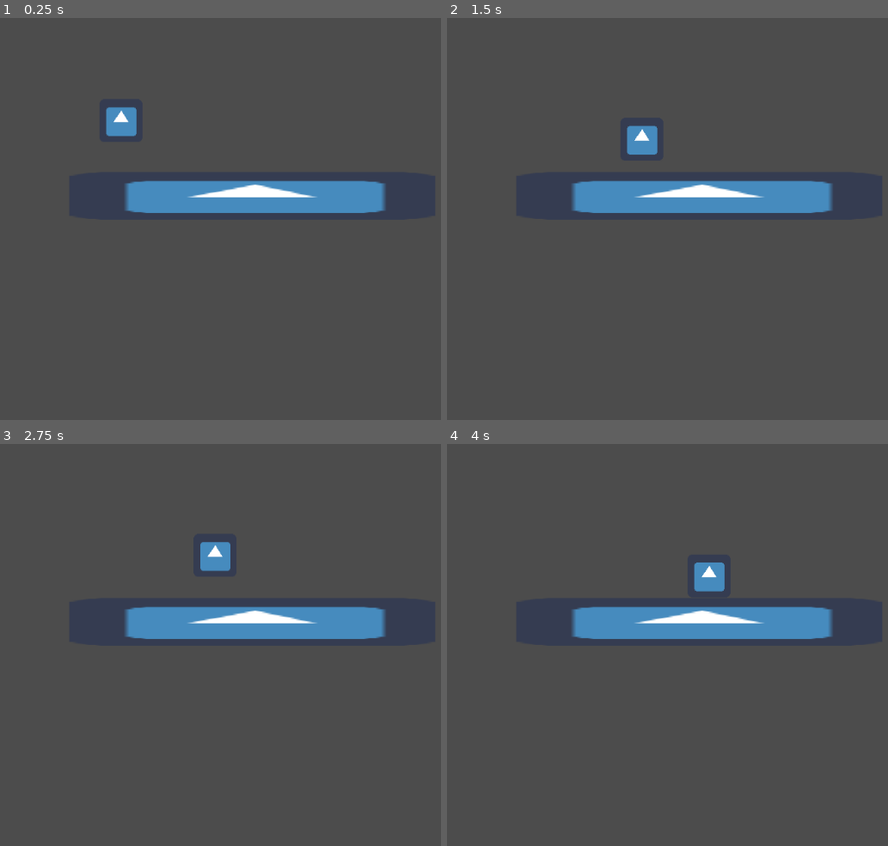
Above: before the commit, frames 1-4 (two rows, left to right).
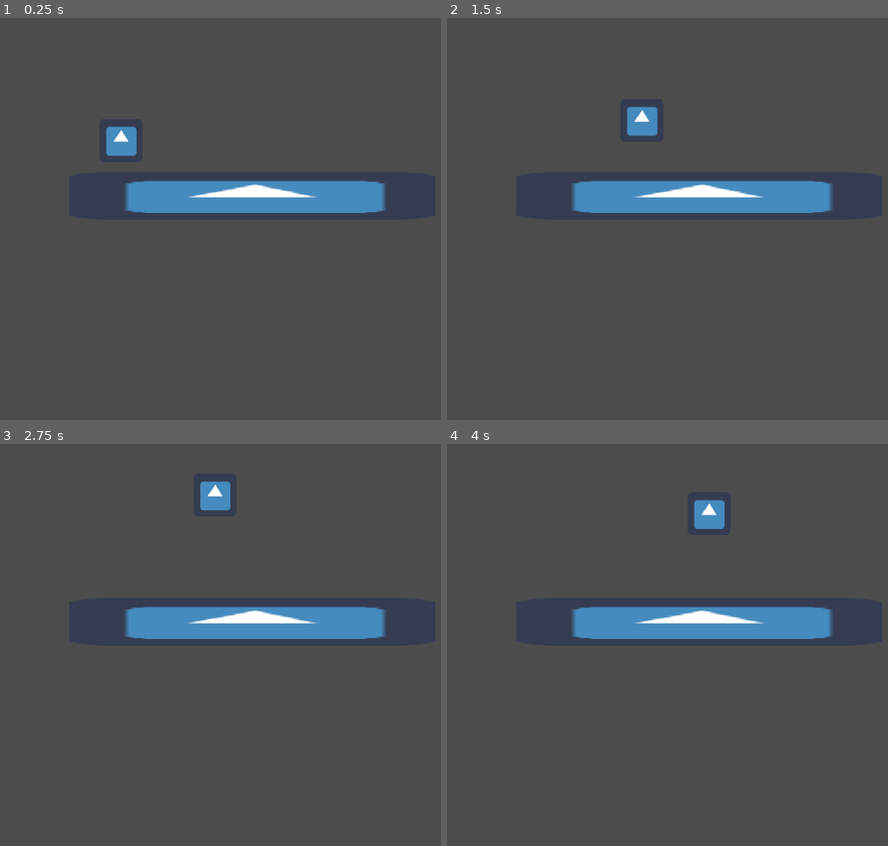
Above: after the commit, the same moments.

Repository: LaurenceTimothyMGarcia/Halloween-Game-Jam-2021
Game: Godot game, scene res://Assets/Scenes/PlayerTester.tscn
Two runs of this game, one before a commit and one after it. Both use one fixed random seed, a clock stepped at 60 frames per second and the inputs below. The project has no main scene, so this scene is started directly. The engine's default icon, where the game draws it, is replaced by a stand-in: a white triangle on a blue panel in a dark square.
Inputs:
- Up to frame 1 (0.25 s): no input
- Up to frame 2 (1.5 s): hold D (move_right) 0.53-1.28 s; hold Space (jump) 0.53-1.28 s; hold A (move_left) from 1.28 s (still down); tap Space (jump) at 1.35 s
- Up to frame 3 (2.75 s): tap Space (jump) at 1.52, 1.82 s; release A (move_left) at 2.03 s; hold D (move_right) from 2.03 s (still down); hold Space (jump) from 2.03 s (still down)
- Up to frame 4 (4 s): release Space (jump) at 2.78 s; tap Space (jump) at 2.85, 3.02, 3.32 s; release D (move_right) at 3.53 s; hold A (move_left) from 3.53 s (still down); hold Space (jump) from 3.53 s (still down)

The runs differ from the first frame. In frame 1, 0.7% of the frame differs, in the area x 23-31%, y 22-35%; in frame 2, 0.7%; in frame 3, 1.0%; in frame 4, 1.0%, in the area x 55-63%, y 13-37%.

Commit message:
Added better Jump
Added better jump

Diff:
--- a/Assets/Scenes/Player.gd
+++ b/Assets/Scenes/Player.gd
@@ -5,6 +5,8 @@
 export var walkSpeed = 200
 export var jumpVel = 500
 export var gravity = 1000
+export var fallMultiplier = 3
+export var lowJumpMultiplier = 2
 
 var _jumpReady
 
@@ -17,7 +19,7 @@
 
 
 # Called every frame. 'delta' is the elapsed time since the previous frame.
-func _process(delta):
+func _physics_process(delta):
 	_movementHandler(delta)
 
 func _movementHandler(var delta):
@@ -26,11 +28,19 @@
 		velocity.x -= 1
 	if Input.is_action_pressed("move_right"):
 		velocity.x += 1
-	if Input.is_action_just_pressed("jump") and _jumpReady:
+	if Input.is_action_pressed("jump") and _jumpReady:
 		_jumpReady = false
 		velocity.y = -jumpVel
+
+	if velocity.y > 0:
+		velocity.y += gravity * delta * (fallMultiplier - 1)
+	elif velocity.y < 0 and !Input.is_action_pressed("jump"):
+		velocity.y += gravity * delta * (lowJumpMultiplier - 1)
+	else:
+		velocity.y += gravity * delta
+
 	velocity.x *= walkSpeed
-	velocity.y += gravity * delta
+
 	velocity = move_and_slide(velocity)
 
 
